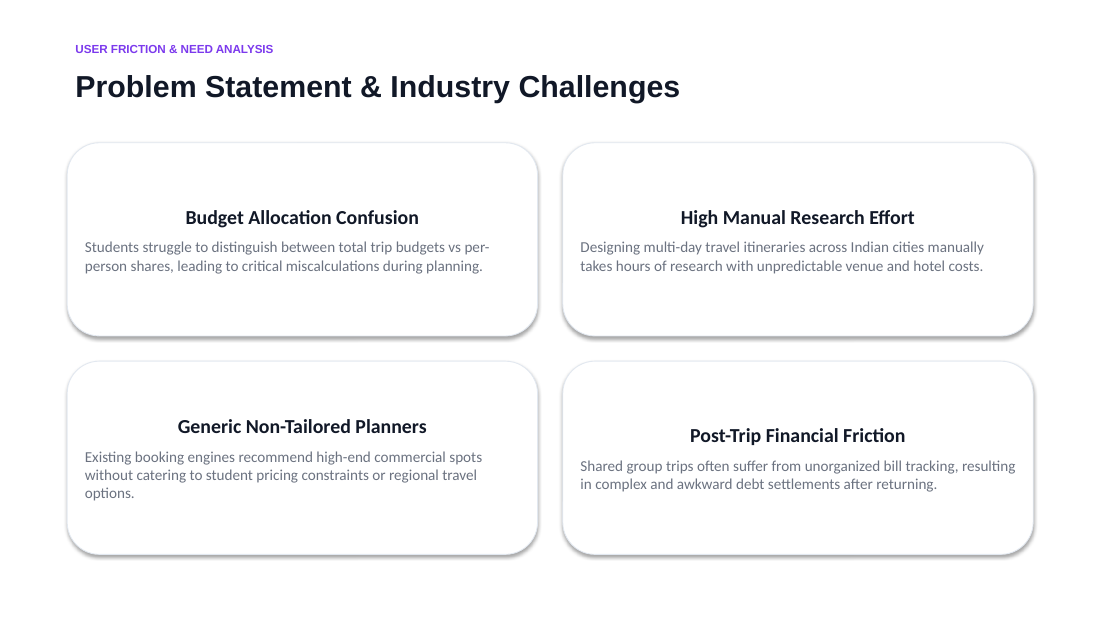
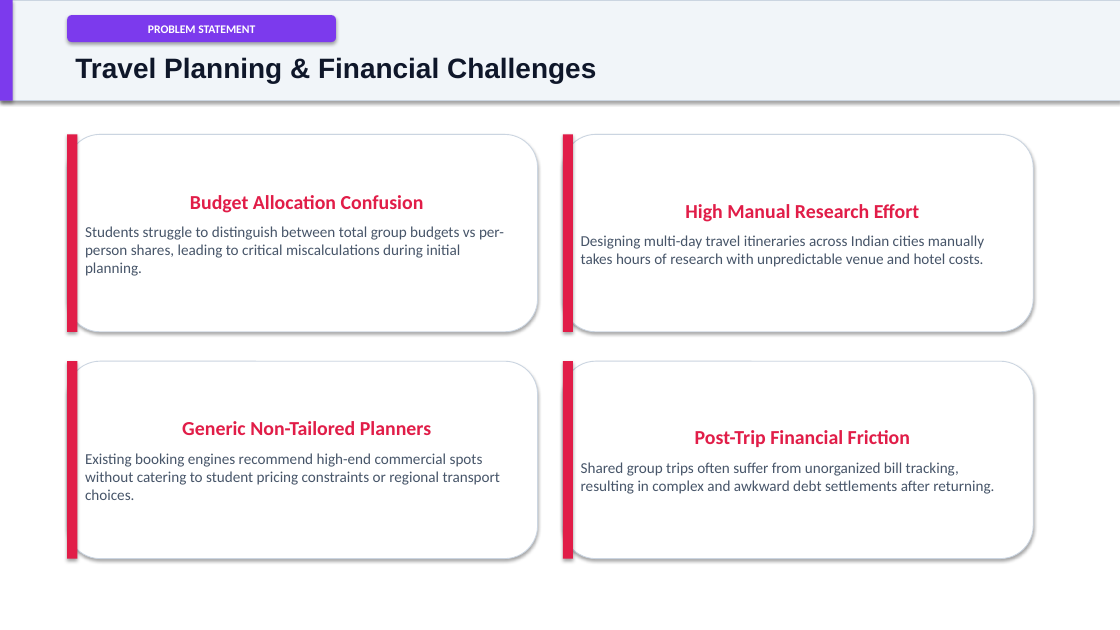
Before and after one commit to Somya-Vishnoi/Trip-Split, a slide deck: slide 2 of TripSplit_Presentation.pptx. Drawn at 1120x630 pixels with LibreOffice and Linux fonts; fonts in the diff are those of the drawing. Boxes give left, top, right and bottom in pixels: in the first picture for what was removed or moved away, otherwise in the second. Text is boxed around its words. In the diff, an @@ line names an element or a change of style, - is before the commit and + after.

Commit message:
feat: add interactive HTML presentation deck static/presentation.html and overhaul PPTX design

```diff
--- a/TripSplit_Presentation.pptx
+++ b/TripSplit_Presentation.pptx
@@ rectangle added at [0, 0, 1120, 101], fill #F1F5F9, outline #CBD5E1 0.75 pt @@
@@ rectangle added at [0, 0, 13, 101], fill #7C3AED @@
@@ rounded rectangle added at [67, 15, 336, 42], fill #7C3AED, 10 pt, text #FFFFFF, bold @@
+PROBLEM STATEMENT
@@ text removed at [75, 45, 274, 53] @@
-USER FRICTION & NEED ANALYSIS
@@ text added at [75, 57, 596, 83], 24 pt, text #0F172A, bold @@
+Travel Planning & Financial Challenges
@@ text removed at [75, 75, 681, 103] @@
-Problem Statement & Industry Challenges
@@ rounded rectangle "Budget Allocation Confusion": place and size @@
-rounded rectangle "Budget Allocation Confusion" at [67, 143, 538, 336]
+rounded rectangle "Budget Allocation Confusion" at [67, 134, 538, 332]
@@ rounded rectangle "Budget Allocation Confusion" at [67, 134, 538, 332]: outline #E2E8F0 0.75 pt to #CBD5E1 0.75 pt @@
@@ rectangle added at [67, 134, 77, 332], fill #E11D48 @@
@@ rounded rectangle "High Manual Research Effort": place and size @@
-rounded rectangle "High Manual Research Effort" at [563, 143, 1033, 336]
+rounded rectangle "High Manual Research Effort" at [563, 134, 1033, 332]
@@ rounded rectangle "High Manual Research Effort" at [563, 134, 1033, 332]: text colour #111827 to #E11D48 in "High Manual Research Effort"; text colour #6B7280 to #475569 in "Designing multi-day travel itineraries across Indian cities ..."; outline #E2E8F0 0.75 pt to #CBD5E1 0.75 pt @@
@@ rectangle added at [563, 134, 573, 332], fill #E11D48 @@
@@ text in rounded rectangle at [190, 195, 424, 213]: text colour #111827 to #E11D48 in "Budget Allocation Confusion" @@
@@ text in rounded rectangle at [85, 226, 504, 276]: text changed; text colour #6B7280 to #475569 @@
-Students struggle to distinguish between total trip budgets vs per-person shares, leading to critical miscalculations during planning.
+Students struggle to distinguish between total group budgets vs per-person shares, leading to critical miscalculations during initial planning.
@@ rounded rectangle "Generic Non-Tailored Planners" at [67, 361, 538, 559]: outline #E2E8F0 0.75 pt to #CBD5E1 0.75 pt @@
@@ rounded rectangle "Generic Non-Tailored Planners": place and size @@
-rounded rectangle "Generic Non-Tailored Planners" at [67, 361, 538, 555]
+rounded rectangle "Generic Non-Tailored Planners" at [67, 361, 538, 559]
@@ rectangle added at [67, 361, 77, 559], fill #E11D48 @@
@@ rounded rectangle "Post-Trip Financial Friction": place and size @@
-rounded rectangle "Post-Trip Financial Friction" at [563, 361, 1033, 555]
+rounded rectangle "Post-Trip Financial Friction" at [563, 361, 1033, 559]
@@ rounded rectangle "Post-Trip Financial Friction" at [563, 361, 1033, 559]: text colour #111827 to #E11D48 in "Post-Trip Financial Friction"; text colour #6B7280 to #475569 in "Shared group trips often suffer from unorganized ..."; outline #E2E8F0 0.75 pt to #CBD5E1 0.75 pt @@
@@ rectangle added at [563, 361, 573, 559], fill #E11D48 @@
@@ text in rounded rectangle at [182, 421, 431, 435]: text colour #111827 to #E11D48 in "Generic Non-Tailored Planners" @@
@@ text in rounded rectangle at [85, 453, 500, 500]: text changed; text colour #6B7280 to #475569 @@
-Existing booking engines recommend high-end commercial spots without catering to student pricing constraints or regional travel options.
+Existing booking engines recommend high-end commercial spots without catering to student pricing constraints or regional transport choices.
```
Also in this commit, not shown: 9 other slides changed, 1 other file.
